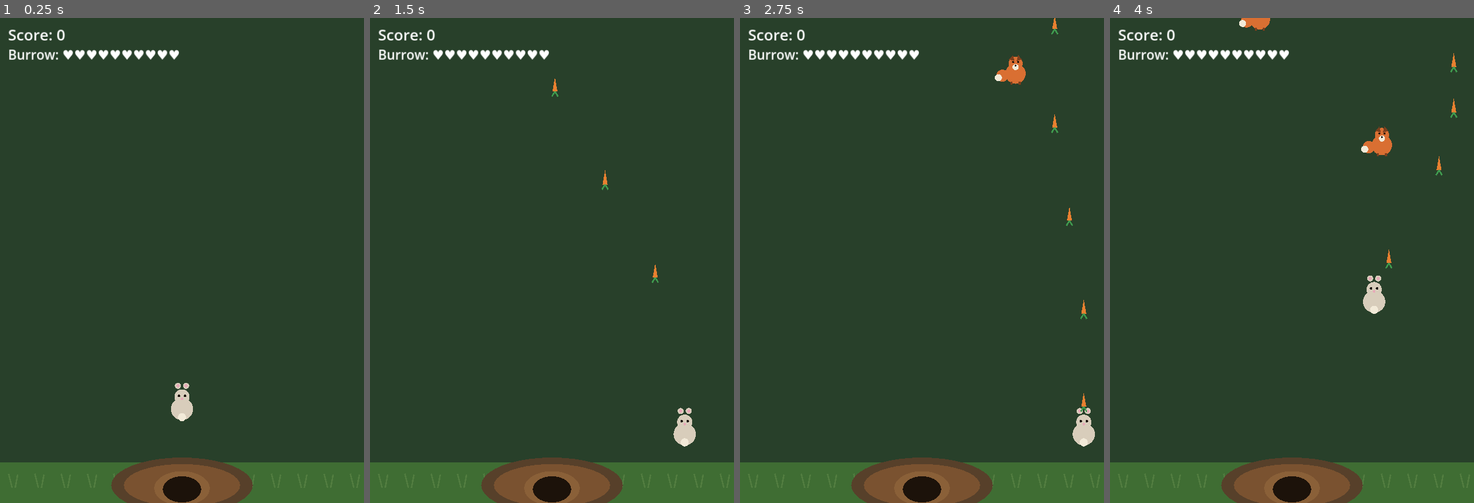
Above: before the commit, frames 1-4 (left to right).
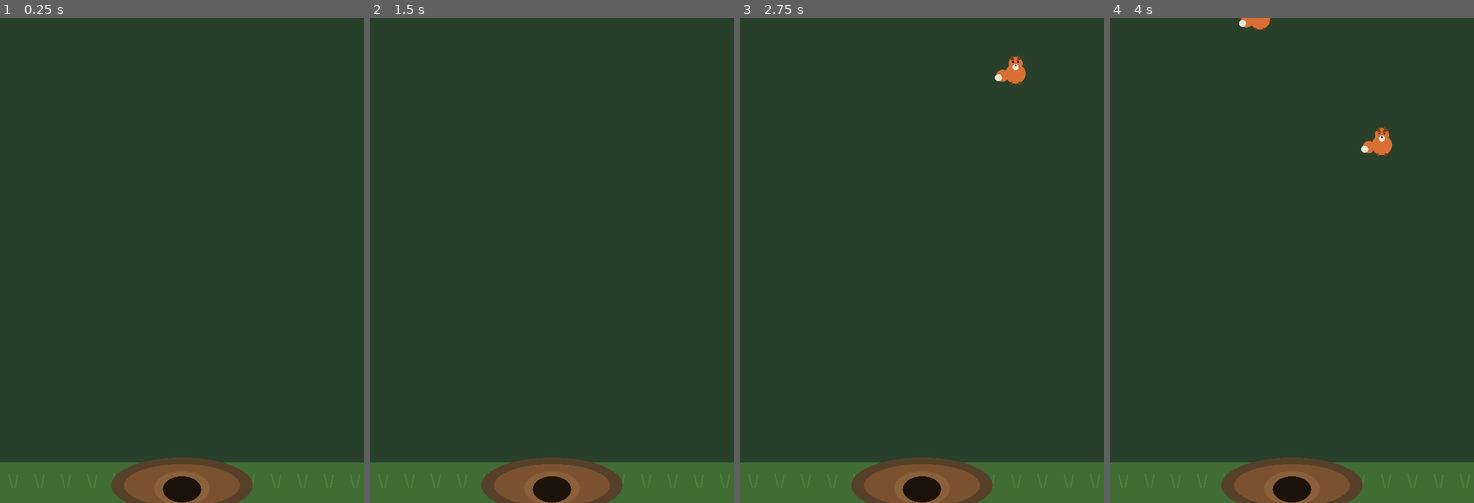
Above: after the commit, the same moments.

Repository: mibris-audio/burrow-defender
Game: Godot game, scene res://scenes/main.tscn
Two runs of this game, one before a commit and one after it. Both use one fixed random seed, a clock stepped at 60 frames per second and the inputs below.
Inputs:
- Up to frame 1 (0.25 s): no input
- Up to frame 2 (1.5 s): tap Enter at 0.5 s; hold Right 0.53-1.28 s; hold Space 0.53-1.28 s; hold Down from 1.28 s (still down); tap R at 1.35 s
- Up to frame 3 (2.75 s): tap Space at 1.52, 1.55, 1.82 s; release Down at 2.03 s; hold Right from 2.03 s (still down); hold Space from 2.03 s (still down)
- Up to frame 4 (4 s): release Right at 2.78 s; release Space at 2.78 s; hold Up 2.78-3.53 s; tap R at 2.85 s; tap Space at 3.02, 3.05, 3.32 s; hold Left from 3.53 s (still down); hold Space from 3.53 s (still down)

The runs differ from the first frame. In frame 1, 1.0% of the frame differs, in the area x 2-53%, y 2-84%; in frame 2, 1.1%; in frame 3, 1.2%, in the area x 2-98%, y 0-89%; in frame 4, 1.1%.
Error after the commit: Parse Error: Identifier "SPEED" not declared in the current scope. (res://scripts/player.gd:40)

Commit message:
Fix game over score display; add weapon upgrades and heart pickups

Diff:
--- a/scripts/burrow.gd
+++ b/scripts/burrow.gd
@@ -1,6 +1,6 @@
 class_name Burrow
 extends Node2D
-## The rabbit's home. Foxes gnaw on it when they reach it.
+## The rabbit's home. Foxes gnaw on it when they reach it, hearts repair it.
 
 signal damaged
 
@@ -13,6 +13,11 @@
 		return
 	hp = maxi(hp - amount, 0)
 	damaged.emit()
+	queue_redraw()
+
+
+func heal(amount := 2) -> void:
+	hp = mini(hp + amount, max_hp)
 	queue_redraw()
 
 
--- a/scripts/carrot.gd
+++ b/scripts/carrot.gd
@@ -1,8 +1,14 @@
 class_name Carrot
 extends Area2D
-## A carrot projectile. Flies upward and pops foxes.
+## A carrot projectile. Flies in a straight line and pops foxes.
 
 const SPEED := 650.0
+
+var _dir := Vector2.UP
+
+
+func setup(dir: Vector2) -> void:
+	_dir = dir.normalized()
 
 
 func _ready() -> void:
@@ -16,8 +22,8 @@
 
 
 func _physics_process(delta: float) -> void:
-	position.y -= SPEED * delta
-	if position.y < -40:
+	position += _dir * SPEED * delta
+	if position.y < -40 or position.x < -40 or position.x > 760:
 		queue_free()
 
 
--- a/scripts/main.gd
+++ b/scripts/main.gd
@@ -1,22 +1,27 @@
 extends Node2D
-## Burrow Defender entry point: builds the world, HUD, spawning and game state.
+## Burrow Defender entry point: builds the world, HUD, spawning, upgrades and game state.
 
 const SCREEN := Vector2(720, 960)
 const BURROW_POS := Vector2(360, 905)
 
 const FoxScript := preload("res://scripts/fox.gd")
 const CarrotScript := preload("res://scripts/carrot.gd")
+const HeartScript := preload("res://scripts/pickup.gd")
 
 var burrow: Burrow
 var player: PlayerRabbit
 var hud: CanvasLayer
 var score_label: Label
 var hp_label: Label
+var toast_label: Label
 var game_over_panel: Control
+var game_over_label: Label
+var _toast_tween: Tween
 
 var score := 0
 var spawn_interval := 2.2
 var spawn_timer := 1.5
+var pickup_timer := 9.0
 var game_over := false
 var rng := RandomNumberGenerator.new()
 
@@ -59,6 +64,13 @@
 		spawn_timer = spawn_interval
 		_spawn_fox()
 
+	pickup_timer -= delta
+	if pickup_timer <= 0.0:
+		pickup_timer = rng.randf_range(8.0, 14.0)
+		# Only bother dropping hearts when the burrow is actually hurt.
+		if burrow.hp < burrow.max_hp:
+			_spawn_heart()
+
 
 func _spawn_fox() -> void:
 	var fox: Fox = FoxScript.new()
@@ -75,10 +87,25 @@
 		spawn_interval -= 0.1
 
 
-func _on_player_shot(pos: Vector2) -> void:
+func _spawn_heart() -> void:
+	var heart: HeartPickup = HeartScript.new()
+	heart.player = player
+	heart.position = Vector2(rng.randf_range(60, SCREEN.x - 60), -30)
+	heart.collected.connect(_on_heart_collected)
+	add_child(heart)
+
+
+func _on_player_shot(pos: Vector2, dir: Vector2) -> void:
 	var carrot: Carrot = CarrotScript.new()
 	carrot.position = pos
+	carrot.setup(dir)
 	add_child(carrot)
+
+
+func _on_heart_collected(_heart) -> void:
+	burrow.heal(2)
+	_update_hud()
+	_show_toast("Burrow repaired: +2")
 
 
 func _on_fox_reached_burrow(_fox) -> void:
@@ -87,7 +114,27 @@
 
 func _on_fox_killed(_fox) -> void:
 	score += 1
-	_update_hud()
+	_check_upgrades()
+	_update_hud()
+
+
+func _check_upgrades() -> void:
+	match score:
+		5:
+			player.upgrade_fire_rate()
+			_show_toast("Upgrade: faster shooting!")
+		12:
+			player.upgrade_multishot()
+			_show_toast("Upgrade: double carrots!")
+		22:
+			player.upgrade_multishot()
+			_show_toast("Upgrade: triple carrots!")
+		35:
+			player.upgrade_fire_rate()
+			_show_toast("Upgrade: rapid fire!")
+		50:
+			player.upgrade_fire_rate()
+			_show_toast("Upgrade: machine carrot!")
 
 
 func _on_burrow_damaged() -> void:
@@ -98,7 +145,18 @@
 
 func _set_game_over() -> void:
 	game_over = true
+	game_over_label.text = "The foxes got in!\n\nScore: %d\n\nPress R to try again" % score
 	game_over_panel.visible = true
+
+
+func _show_toast(text: String) -> void:
+	toast_label.text = text
+	if _toast_tween and _toast_tween.is_valid():
+		_toast_tween.kill()
+	toast_label.modulate.a = 1.0
+	_toast_tween = create_tween()
+	_toast_tween.tween_interval(1.6)
+	_toast_tween.tween_property(toast_label, "modulate:a", 0.0, 0.6)
 
 
 func _build_hud() -> void:
@@ -115,6 +173,15 @@
 	hp_label.add_theme_font_size_override("font_size", 26)
 	hud.add_child(hp_label)
 
+	toast_label = Label.new()
+	toast_label.position = Vector2(0, 110)
+	toast_label.size = Vector2(720, 40)
+	toast_label.horizontal_alignment = HORIZONTAL_ALIGNMENT_CENTER
+	toast_label.add_theme_font_size_override("font_size", 30)
+	toast_label.add_theme_color_override("font_color", Color("ffd966"))
+	toast_label.modulate.a = 0.0
+	hud.add_child(toast_label)
+
 	game_over_panel = Control.new()
 	game_over_panel.set_anchors_and_offsets_preset(Control.PRESET_FULL_RECT)
 	game_over_panel.visible = false
@@ -125,14 +192,14 @@
 	dim.set_anchors_and_offsets_preset(Control.PRESET_FULL_RECT)
 	game_over_panel.add_child(dim)
 
-	var msg := Label.new()
-	msg.text = "The foxes got in!\n\nScore: %d\n\nPress R to try again"
-	msg.horizontal_alignment = HORIZONTAL_ALIGNMENT_CENTER
-	msg.vertical_alignment = VERTICAL_ALIGNMENT_CENTER
-	msg.add_theme_font_size_override("font_size", 44)
-	msg.add_theme_color_override("font_color", Color.WHITE)
-	msg.set_anchors_and_offsets_preset(Control.PRESET_FULL_RECT)
-	game_over_panel.add_child(msg)
+	game_over_label = Label.new()
+	game_over_label.text = ""
+	game_over_label.horizontal_alignment = HORIZONTAL_ALIGNMENT_CENTER
+	game_over_label.vertical_alignment = VERTICAL_ALIGNMENT_CENTER
+	game_over_label.add_theme_font_size_override("font_size", 44)
+	game_over_label.add_theme_color_override("font_color", Color.WHITE)
+	game_over_label.set_anchors_and_offsets_preset(Control.PRESET_FULL_RECT)
+	game_over_panel.add_child(game_over_label)
 
 	_update_hud()
 
--- /dev/null
+++ b/scripts/pickup.gd
@@ -0,0 +1,43 @@
+class_name HeartPickup
+extends Area2D
+## A heart that falls slowly from the sky. The rabbit grabs it to repair the burrow.
+
+signal collected(heart)
+
+var player: Node2D
+var fall_speed := 130.0
+var _sway_phase := 0.0
+
+
+func _ready() -> void:
+	fall_speed = randf_range(100.0, 150.0)
+	_sway_phase = randf() * TAU
+
+	var shape := CollisionShape2D.new()
+	var circle := CircleShape2D.new()
+	circle.radius = 16.0
+	shape.shape = circle
+	add_child(shape)
+
+
+func _physics_process(delta: float) -> void:
+	position.y += fall_speed * delta
+	position.x += sin(_sway_phase + position.y * 0.01) * 20.0 * delta
+
+	if position.y > 1000:
+		queue_free()
+		return
+
+	if player and position.distance_to(player.position) < 34.0:
+		collected.emit(self)
+		queue_free()
+
+
+func _draw() -> void:
+	var col := Color("e05a7a")
+	draw_circle(Vector2(-6, -4), 7, col)
+	draw_circle(Vector2(6, -4), 7, col)
+	draw_colored_polygon(
+		PackedVector2Array([Vector2(-12.2, -1), Vector2(12.2, -1), Vector2(0, 14)]),
+		col
+	)
--- a/scripts/player.gd
+++ b/scripts/player.gd
@@ -1,17 +1,29 @@
 class_name PlayerRabbit
 extends Node2D
 ## The rabbit. Moves around the lower part of the meadow and fires carrots.
+## Weapon upgrades improve fire rate and the number of carrots per shot.
 
-signal shot(pos: Vector2)
+signal shot(pos: Vector2, dir: Vector2)
 
-const SPEED := 350.0
-const SHOT_COOLDOWN := 0.28
+const CARROT_SPEED := 650.0
+const SHOT_COOLDOWN_START := 0.28
+const SPREAD_DEGREES := 14.0
 const MIN_X := 40.0
 const MAX_X := 680.0
 const MIN_Y := 520.0
 const MAX_Y := 820.0
 
+var shoot_cooldown := SHOT_COOLDOWN_START
+var carrot_count := 1
 var shoot_cd := 0.0
+
+
+func upgrade_fire_rate() -> void:
+	shoot_cooldown = maxf(shoot_cooldown * 0.6, 0.08)
+
+
+func upgrade_multishot() -> void:
+	carrot_count = mini(carrot_count + 1, 5)
 
 
 func _physics_process(delta: float) -> void:
@@ -31,8 +43,14 @@
 
 	shoot_cd -= delta
 	if Input.is_physical_key_pressed(KEY_SPACE) and shoot_cd <= 0.0:
-		shoot_cd = SHOT_COOLDOWN
-		shot.emit(position + Vector2(0, -30))
+		shoot_cd = shoot_cooldown
+		_fire(carrot_count)
+
+
+func _fire(count: int) -> void:
+	for i in range(count):
+		var offset := deg_to_rad((float(i) - (count - 1) / 2.0) * SPREAD_DEGREES)
+		shot.emit(position + Vector2(0, -30), Vector2.UP.rotated(offset) * CARROT_SPEED)
 
 
 func _draw() -> void:
